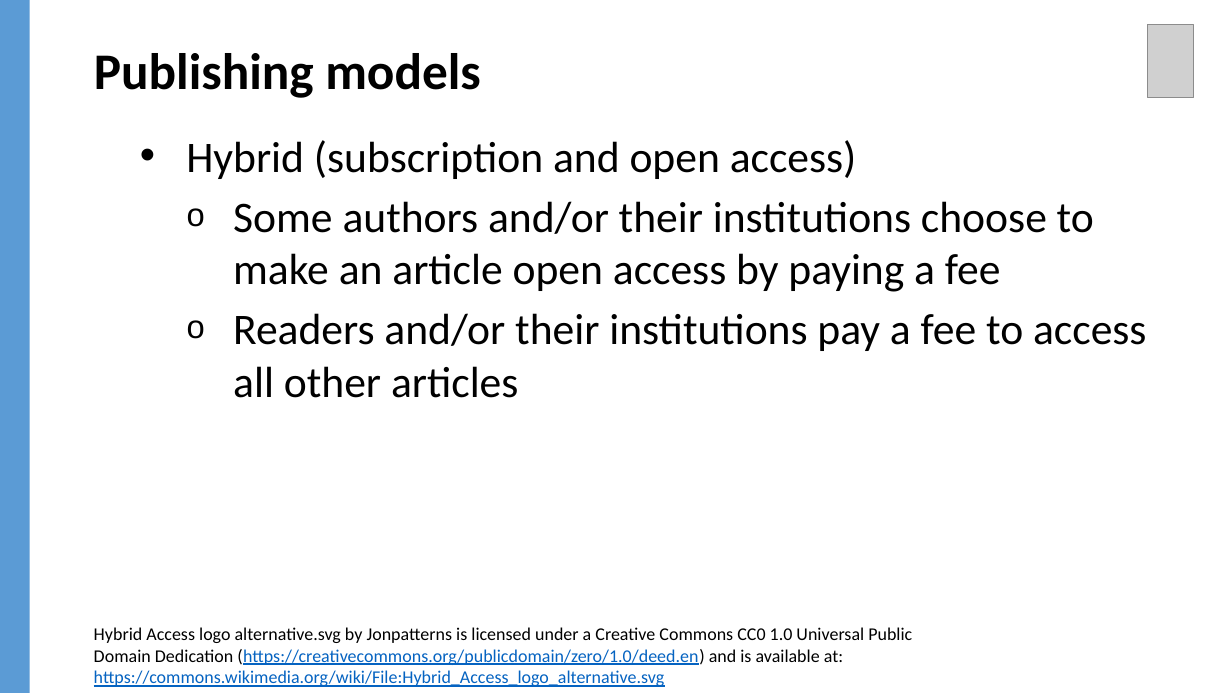
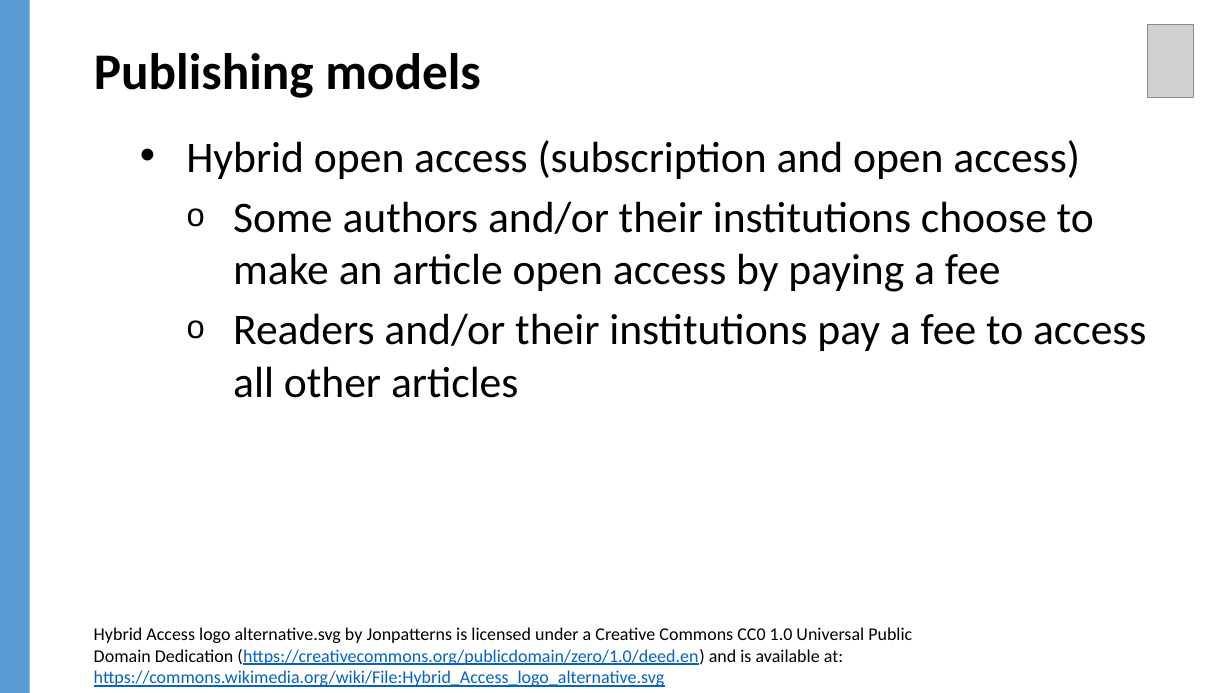
Before and after one commit to jylisadoney/jylisadoney.github.io, a slide deck: slide 14 of media/JylisaDoney_ACRL-ScholarlyCommunicationsCookbook_KeyIngredients.pptx. Drawn at 1232x693 pixels with LibreOffice and Linux fonts; fonts in the diff are those of the drawing; grey boxes stand for pictures; background and template pictures are left out. Boxes give left, top, right and bottom in pixels: in the first picture for what was removed or moved away, otherwise in the second. Text is boxed around its words. In the diff, an @@ line names an element or a change of style, - is before the commit and + after.

```diff
--- a/media/JylisaDoney_ACRL-ScholarlyCommunicationsCookbook_KeyIngredients.pptx
+++ b/media/JylisaDoney_ACRL-ScholarlyCommunicationsCookbook_KeyIngredients.pptx
@@ text at (x1=186, y1=140, x2=1080, y2=179): text changed @@
-• Hybrid (subscription and open access)
+• Hybrid open access (subscription and open access)
```
Also in this commit, not shown: 6 other slides changed, 1 other file.
